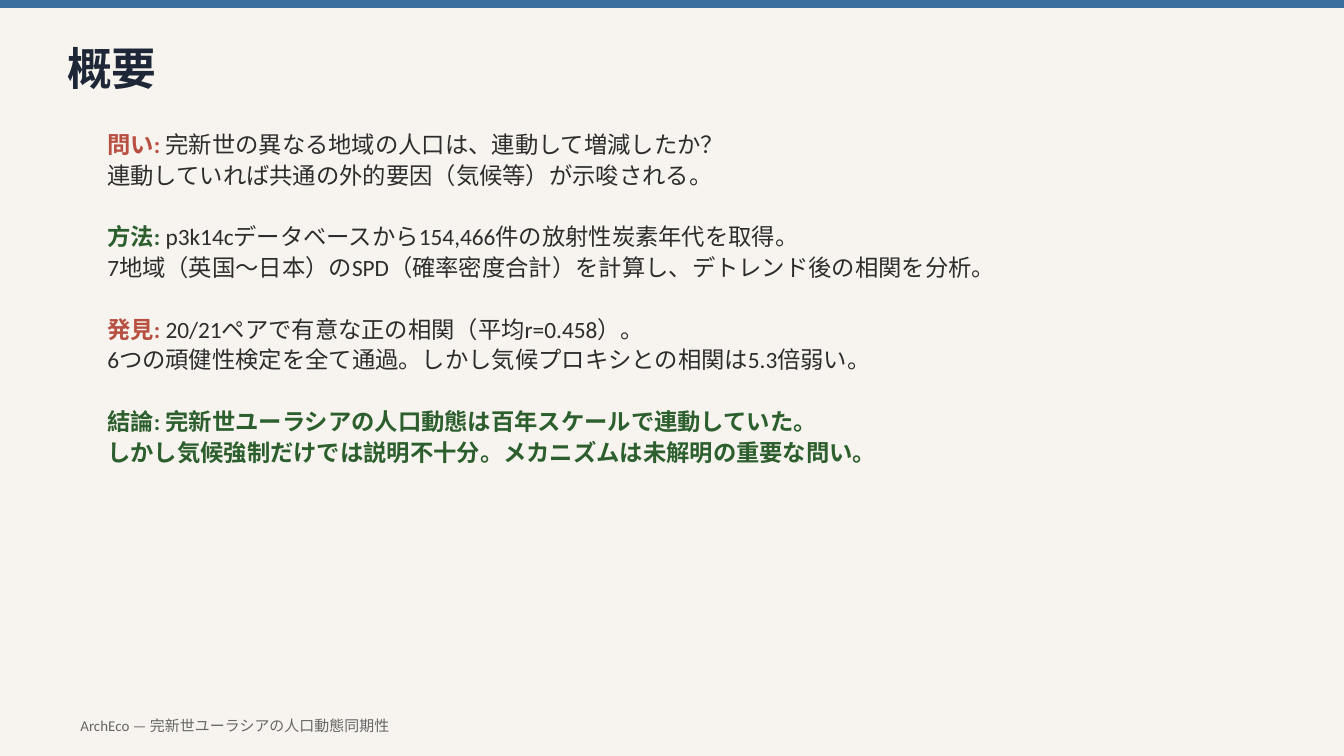
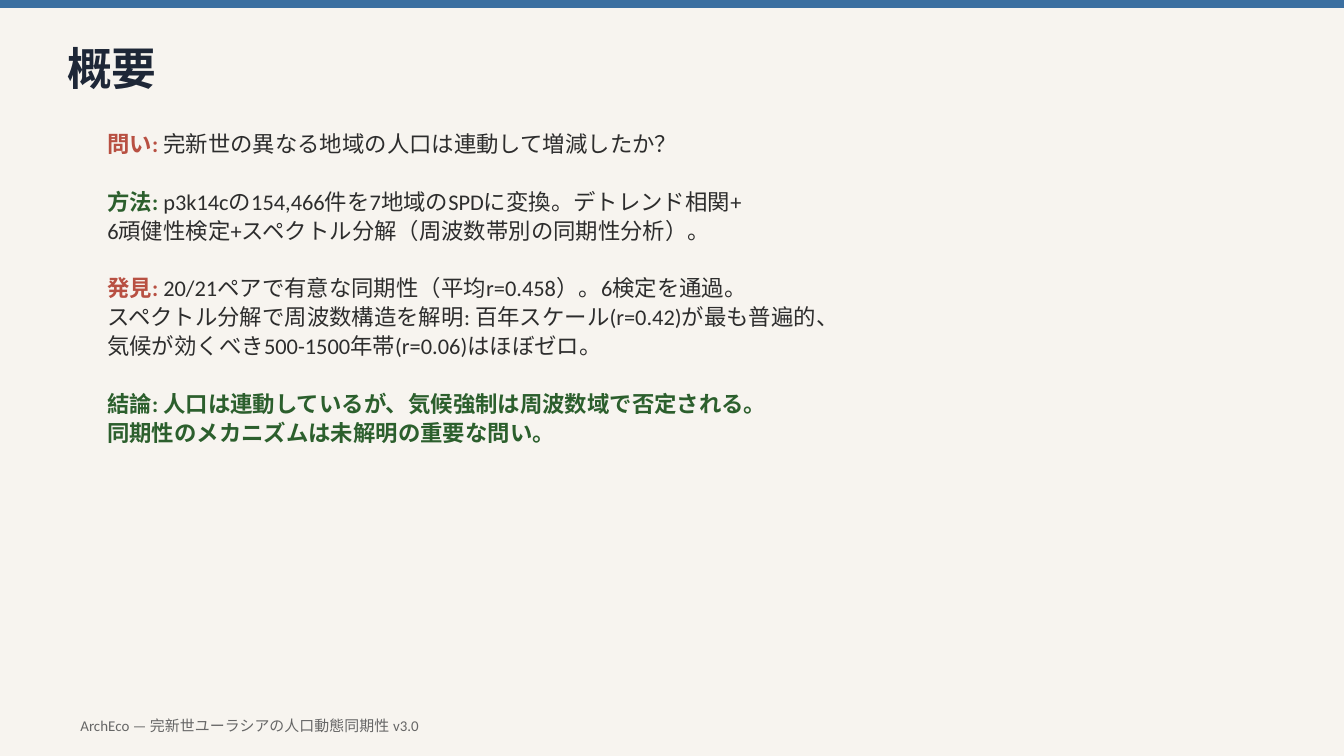
Before and after one commit to hiroshi75/paper, a slide deck: slide 2 of demographic-synchrony-eurasia/demographic_synchrony_eurasia_ja.pptx. Drawn at 1344x756 pixels with LibreOffice and Linux fonts; fonts in the diff are those of the drawing. Boxes give left, top, right and bottom in pixels: in the first picture for what was removed or moved away, otherwise in the second. Text is boxed around its words. In the diff, an @@ line names an element or a change of style, - is before the commit and + after.

```diff
--- a/demographic-synchrony-eurasia/demographic_synchrony_eurasia_ja.pptx
+++ b/demographic-synchrony-eurasia/demographic_synchrony_eurasia_ja.pptx
@@ text at <box>107,133,838,443</box>: text changed; size 12.5 to 12 pt @@
-問い: 完新世の異なる地域の人口は、連動して増減したか？
-連動していれば共通の外的要因（気候等）が示唆される。
-方法: p3k14cデータベースから154,466件の放射性炭素年代を取得。
-7地域（英国〜日本）のSPD（確率密度合計）を計算し、デトレンド後の相関を分析。
-発見: 20/21ペアで有意な正の相関（平均r=0.458）。
-6つの頑健性検定を全て通過。しかし気候プロキシとの相関は5.3倍弱い。
-結論: 完新世ユーラシアの人口動態は百年スケールで連動していた。
-しかし気候強制だけでは説明不十分。メカニズムは未解明の重要な問い。
+問い: 完新世の異なる地域の人口は連動して増減したか？
+方法: p3k14cの154,466件を7地域のSPDに変換。デトレンド相関+
+6頑健性検定+スペクトル分解（周波数帯別の同期性分析）。
+発見: 20/21ペアで有意な同期性（平均r=0.458）。6検定を通過。
+スペクトル分解で周波数構造を解明: 百年スケール(r=0.42)が最も普遍的、
+気候が効くべき500-1500年帯(r=0.06)はほぼゼロ。
+結論: 人口は連動しているが、気候強制は周波数域で否定される。
+同期性のメカニズムは未解明の重要な問い。
@@ text at <box>80,718,419,732</box>: text changed @@
-ArchEco — 完新世ユーラシアの人口動態同期性
+ArchEco — 完新世ユーラシアの人口動態同期性 v3.0
```
Also in this commit, not shown: 8 other slides changed, 2 slides added, 3 slides removed.
